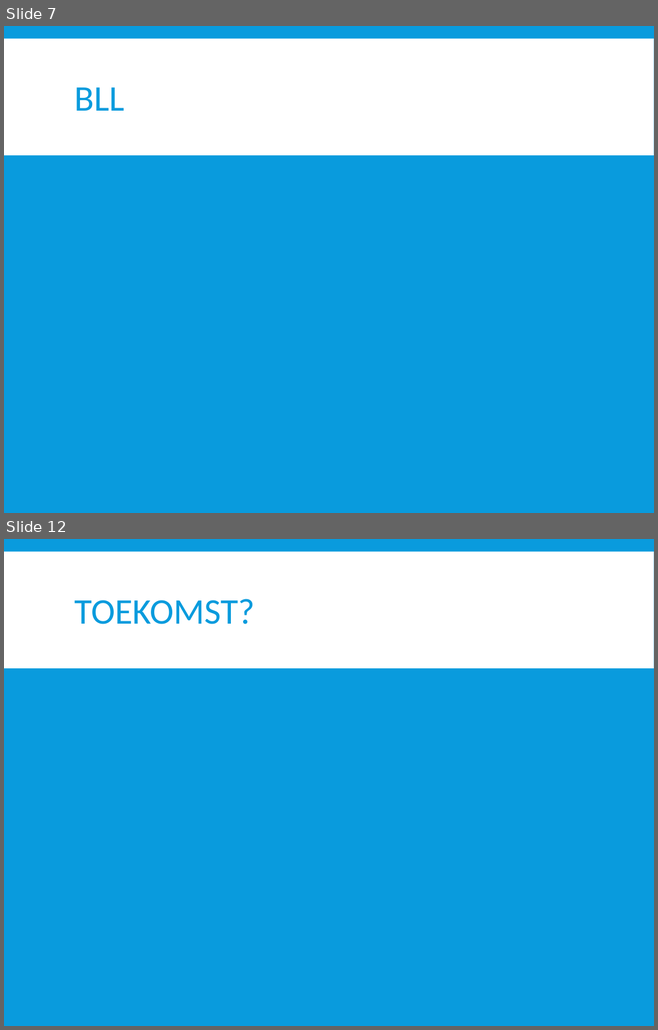
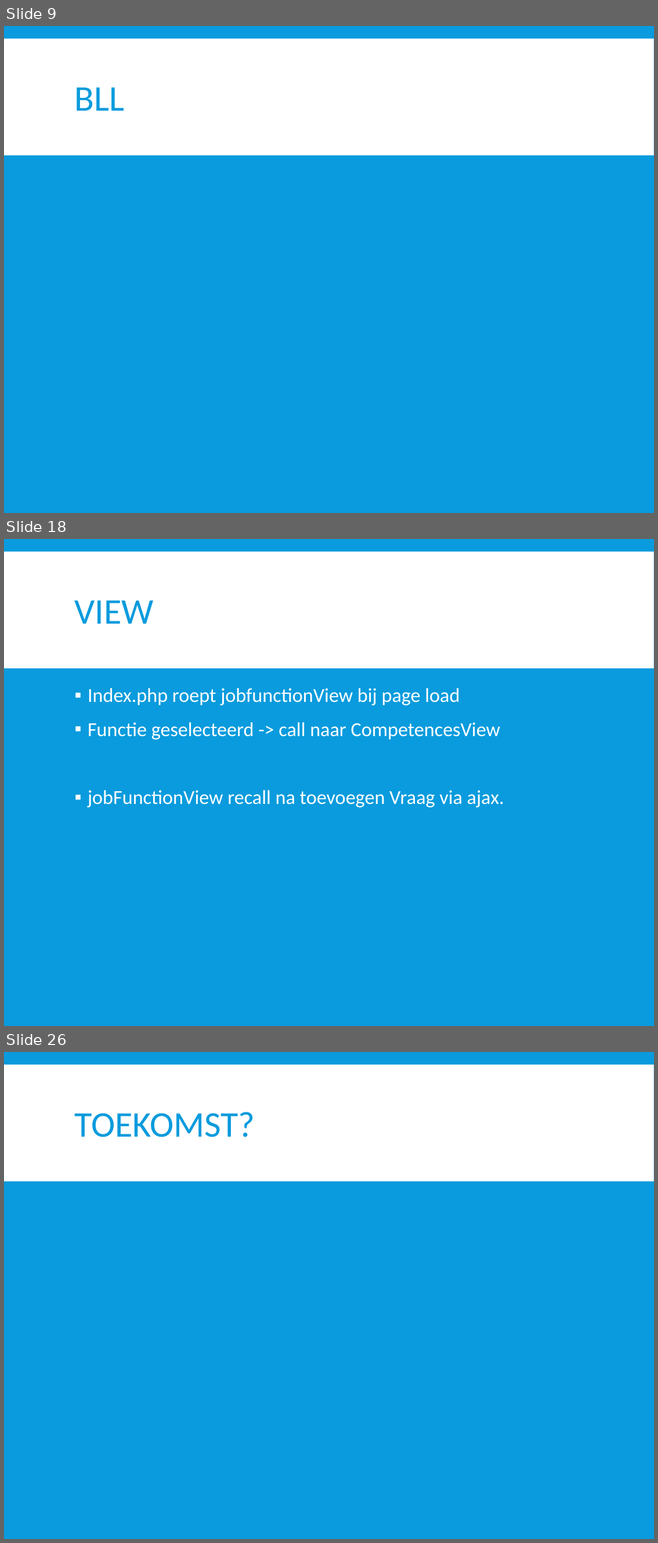
Before and after one commit to dlife/InstantInterview, a slide deck: Presentatie/2015 06 04 Presentatie II.pptx. Shown one above the other, each under a label of ours: slides 7 and 12 before the commit, slides 9, 18 and 26 after it; the slides between them are not shown. The pictures are 658x1030 and 658x1543 pixels, drawn with LibreOffice and Linux fonts; fonts in the diff are those of the drawing. Boxes give left, top, right and bottom in pixels: in the first picture for what was removed or moved away, otherwise in the second. Text is boxed around its words. In the diff, an @@ line names an element or a change of style, - is before the commit and + after.

```diff
--- a/Presentatie/2015 06 04 Presentatie II.pptx
+++ b/Presentatie/2015 06 04 Presentatie II.pptx
@@ slide 18 added at (x1=4, y1=539, x2=654, y2=1026), background #099BDD; not listed: 1 template element that a slide beside it also shows @@
@@ title added at (x1=75, y1=600, x2=154, y2=624), 40 pt, text #099BDD @@
+VIEW
@@ text added at (x1=88, y1=688, x2=504, y2=808), 22 pt, text #FFFFFF @@
+▪ Index.php roept jobfunctionView bij page load
+▪ Functie geselecteerd -> call naar CompetencesView
+▪ jobFunctionView recall na toevoegen Vraag via ajax.
@@ what was slide 7 is now slide 9 @@
@@ what was slide 12 is now slide 26 @@
```
Also in this commit, not shown: 5 slides changed, 15 other slides added, 2 slides removed.
